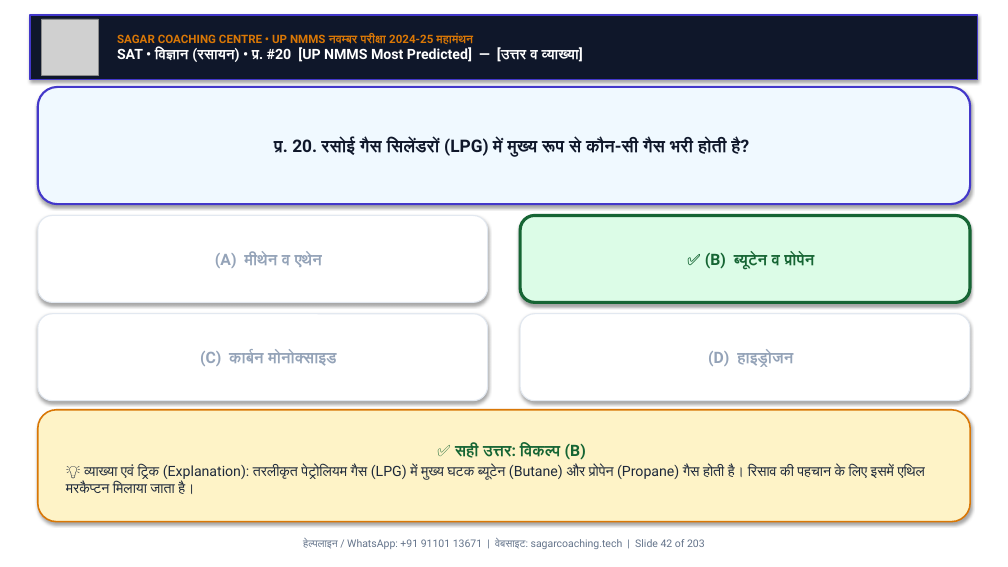
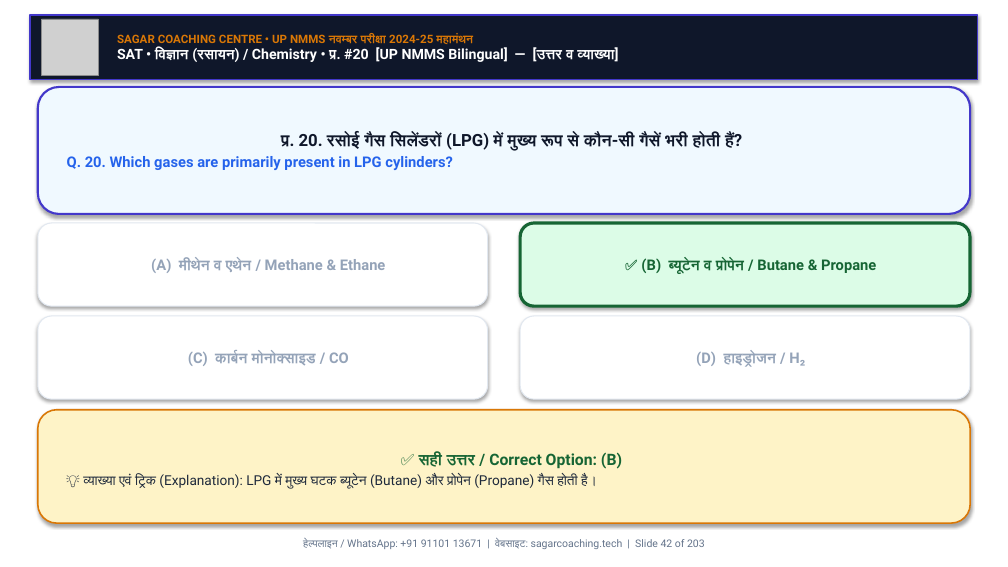
Before and after one commit to Sudhirkr85/nnms, a slide deck: slide 42 of UP_NMMS_MahaManthan_Nov_Exam_SagarSir/UP_NMMS_SAT_MahaManthan_100Q_Nov_Exam.pptx. Drawn at 1008x567 pixels with LibreOffice and Linux fonts; fonts in the diff are those of the drawing; grey boxes stand for pictures. Boxes give left, top, right and bottom in pixels: in the first picture for what was removed or moved away, otherwise in the second. Text is boxed around its words. In the diff, an @@ line names an element or a change of style, - is before the commit and + after.

Commit message:
feat: convert UP NMMS MAT & SAT MahaManthan PPTs and PDFs to bilingual (Hindi + English) format

```diff
--- a/UP_NMMS_MahaManthan_Nov_Exam_SagarSir/UP_NMMS_SAT_MahaManthan_100Q_Nov_Exam.pptx
+++ b/UP_NMMS_MahaManthan_Nov_Exam_SagarSir/UP_NMMS_SAT_MahaManthan_100Q_Nov_Exam.pptx
@@ text at <box>117,47,618,62</box>: text changed @@
-SAT • विज्ञान (रसायन) • प्र. #20 [UP NMMS Most Predicted] — [उत्तर व व्याख्या]
+SAT • विज्ञान (रसायन) / Chemistry • प्र. #20 [UP NMMS Bilingual] — [उत्तर व व्याख्या]
@@ rounded rectangle "प्र. 20. रसोई गैस सिलेंडरों ...": place and size @@
-rounded rectangle "प्र. 20. रसोई गैस सिलेंडरों ..." at <box>38,87,970,204</box>
+rounded rectangle "प्र. 20. रसोई गैस सिलेंडरों ..." at <box>38,87,970,214</box>
@@ text in rounded rectangle at <box>67,133,742,170</box>: text changed; size 16.5 to 16 pt @@
-प्र. 20. रसोई गैस सिलेंडरों (LPG) में मुख्य रूप से कौन-सी गैस भरी होती है?
+प्र. 20. रसोई गैस सिलेंडरों (LPG) में मुख्य रूप से कौन-सी गैसें भरी होती हैं?
+Q. 20. Which gases are primarily present in LPG cylinders?
@@ rounded rectangle "(A) मीथेन व एथेन / ...": place and size @@
-rounded rectangle "(A) मीथेन व एथेन / ..." at <box>38,216,488,302</box>
+rounded rectangle "(A) मीथेन व एथेन / ..." at <box>38,223,488,306</box>
@@ rounded rectangle "✅ (B) ब्यूटेन व प्रोपेन ...": place and size @@
-rounded rectangle "✅ (B) ब्यूटेन व प्रोपेन ..." at <box>520,216,970,302</box>
+rounded rectangle "✅ (B) ब्यूटेन व प्रोपेन ..." at <box>520,223,970,306</box>
@@ text in rounded rectangle at <box>151,258,386,273</box>: text changed; size 15 to 14 pt @@
-(A) मीथेन व एथेन
+(A) मीथेन व एथेन / Methane & Ethane
@@ text in rounded rectangle at <box>641,258,876,274</box>: text changed; size 15 to 14 pt @@
-✅ (B) ब्यूटेन व प्रोपेन
+✅ (B) ब्यूटेन व प्रोपेन / Butane & Propane
@@ text in rounded rectangle at <box>188,351,349,366</box>: text changed; size 15 to 14 pt @@
-(C) कार्बन मोनोक्साइड
+(C) कार्बन मोनोक्साइड / CO
@@ text in rounded rectangle at <box>696,351,805,367</box>: text changed; size 15 to 14 pt @@
-(D) हाइड्रोजन
+(D) हाइड्रोजन / H₂
@@ text in rounded rectangle at <box>83,452,622,489</box>: text changed; size 13.5 to 13 pt @@
-✅ सही उत्तर: विकल्प (B)
-💡 व्याख्या एवं ट्रिक (Explanation): तरलीकृत पेट्रोलियम गैस (LPG) में मुख्य घटक ब्यूटेन (Butane) और प्रोपेन (Propane) गैस होती है। रिसाव की पहचान के लिए इसमें एथिल मरकैप्टन मिलाया जाता है।
+✅ सही उत्तर / Correct Option: (B)
+💡 व्याख्या एवं ट्रिक (Explanation): LPG में मुख्य घटक ब्यूटेन (Butane) और प्रोपेन (Propane) गैस होती है।
```
Also in this commit, not shown: 200 other slides changed, 9 other files.
